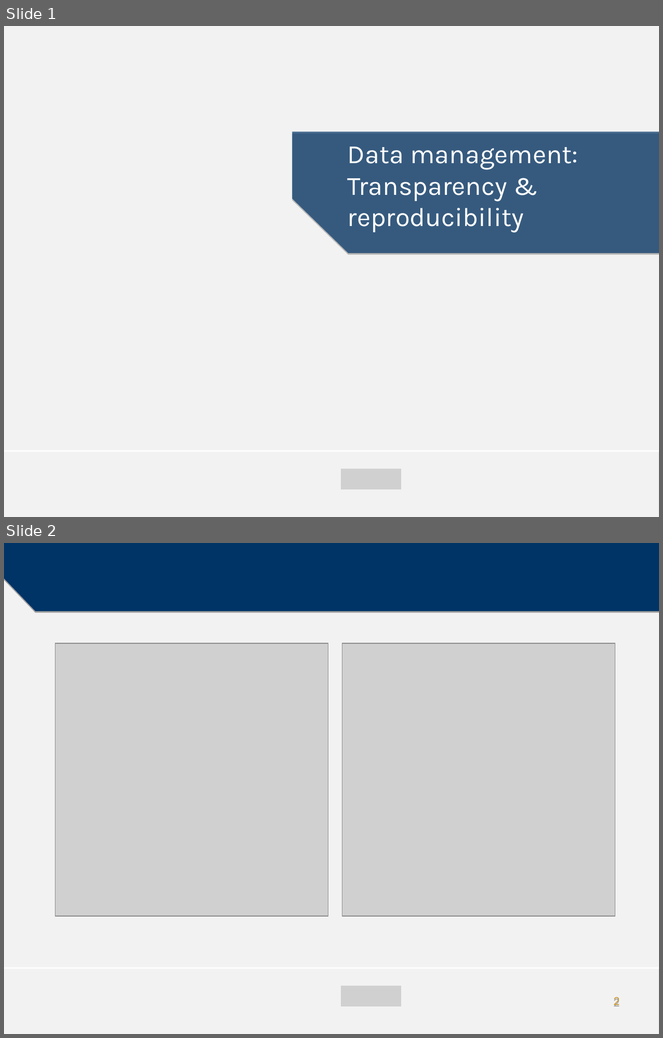
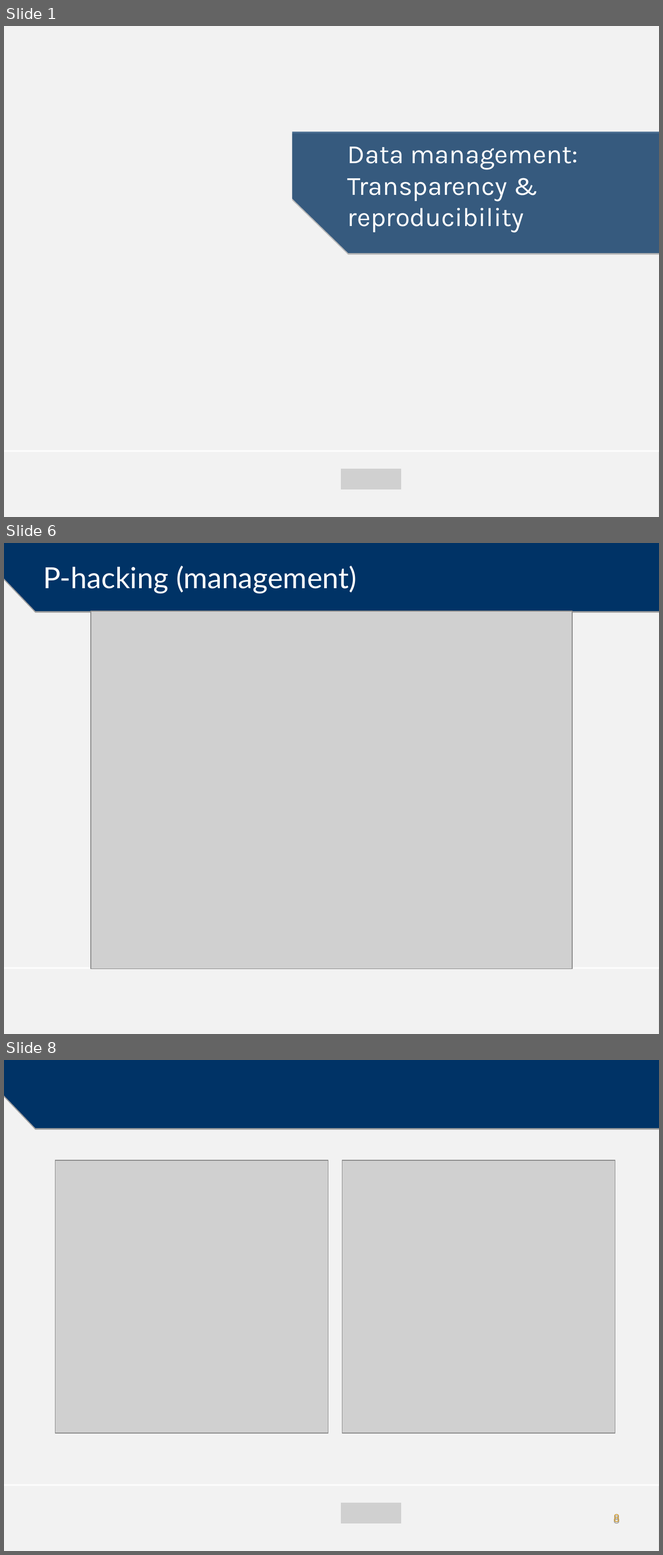
Before and after one commit to mzelst/talks, a slide deck: 2017/20171214 HRS_seminar_TiU/20171214 Transparency and reproducibility.odp. Shown one above the other, each under a label of ours: slides 1 and 2 before the commit, slides 1, 6 and 8 after it; the slides between them are not shown. The pictures are 663x1038 and 663x1555 pixels, drawn with LibreOffice and Linux fonts; fonts in the diff are those of the drawing; grey boxes stand for pictures; background and template pictures are left out. Boxes give left, top, right and bottom in pixels: in the first picture for what was removed or moved away, otherwise in the second. Text is boxed around its words. In the diff, an @@ line names an element or a change of style, - is before the commit and + after.

```diff
--- a/2017/20171214 HRS_seminar_TiU/20171214 Transparency and reproducibility.odp
+++ b/2017/20171214 HRS_seminar_TiU/20171214 Transparency and reproducibility.odp
@@ slide 6 added at bbox=[4, 543, 659, 1034], background #F2F2F2; not listed: 2 template elements that a slide beside it also shows @@
@@ title added at bbox=[44, 565, 357, 593], 32 pt, text #FFFFFF @@
+P-hacking (management)
@@ picture added at bbox=[91, 611, 573, 969] @@
@@ what was slide 2 is now slide 8 @@
@@ page number at bbox=[613, 1514, 620, 1524]: text changed @@
-2
+8
```
Also in this commit, not shown: 5 other slides added, 25 other files.
